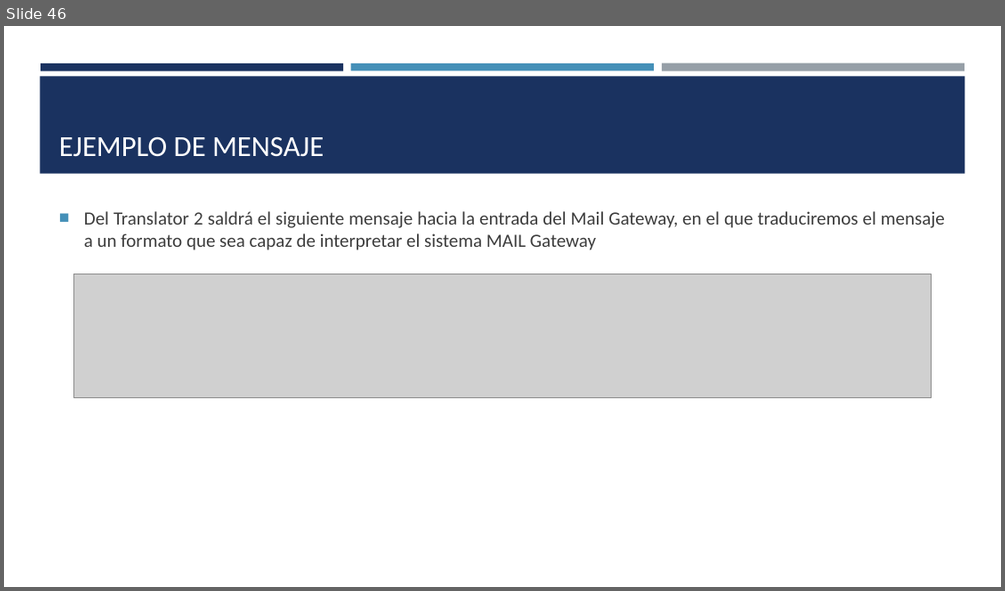
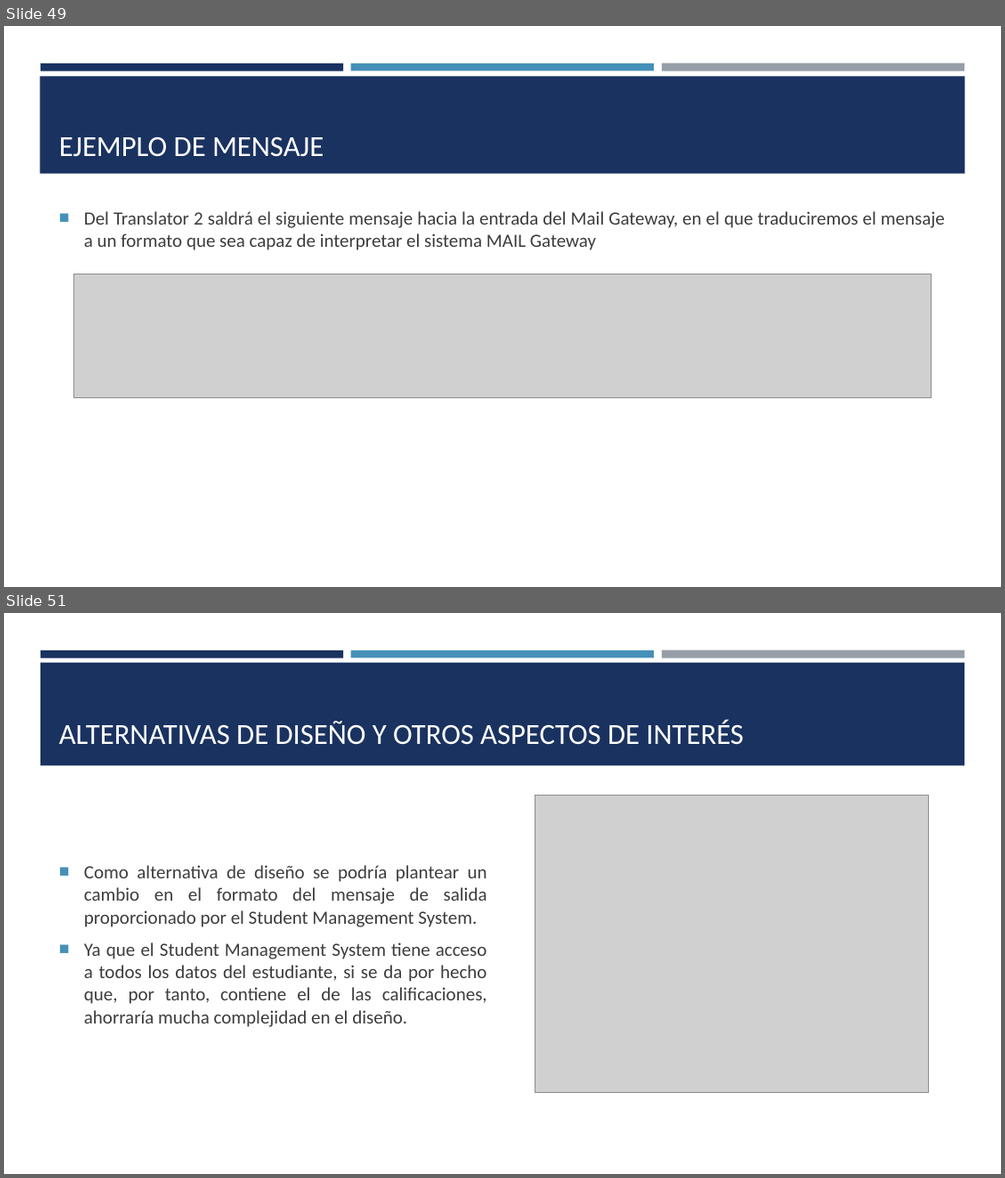
Before and after one commit to SaulRC1/Integracion-de-la-informacion-y-aplicaciones, a slide deck: Ejercicio 1 - IIA/Ejercicio 1 IIA.pptx. Shown one above the other, each under a label of ours: slide 46 before the commit, slides 49 and 51 after it; the slides between them are not shown. The pictures are 1005x591 and 1005x1178 pixels, drawn with LibreOffice and Linux fonts; fonts in the diff are those of the drawing; grey boxes stand for pictures. Boxes give left, top, right and bottom in pixels: in the first picture for what was removed or moved away, otherwise in the second. Text is boxed around its words. In the diff, an @@ line names an element or a change of style, - is before the commit and + after.

```diff
--- a/Ejercicio 1 - IIA/Ejercicio 1 IIA.pptx
+++ b/Ejercicio 1 - IIA/Ejercicio 1 IIA.pptx
@@ slide 51 added at (x1=4, y1=613, x2=1001, y2=1174), background #FFFFFF; not listed: 3 template elements that a slide beside it also shows @@
@@ rectangle added at (x1=40, y1=662, x2=965, y2=765), fill #1A3260 @@
@@ title added at (x1=59, y1=720, x2=743, y2=745), 28 pt, text #FFFFFF @@
+ALTERNATIVAS DE DISEÑO Y OTROS ASPECTOS DE INTERÉS
@@ picture added at (x1=535, y1=795, x2=929, y2=1093) @@
@@ text added at (x1=84, y1=865, x2=487, y2=1027), 18 pt, text #3D3D3D @@
+■ Como alternativa de diseño se podría plantear un cambio en el formato del mensaje de salida proporcionado por el Student Management System.
+■ Ya que el Student Management System tiene acceso a todos los datos del estudiante, si se da por hecho que, por tanto, contiene el de las calificaciones, ahorraría mucha complejidad en el diseño.
@@ what was slide 46 is now slide 49 @@
```
Also in this commit, not shown: 1 slide changed, 4 other slides added, 2 other files.
